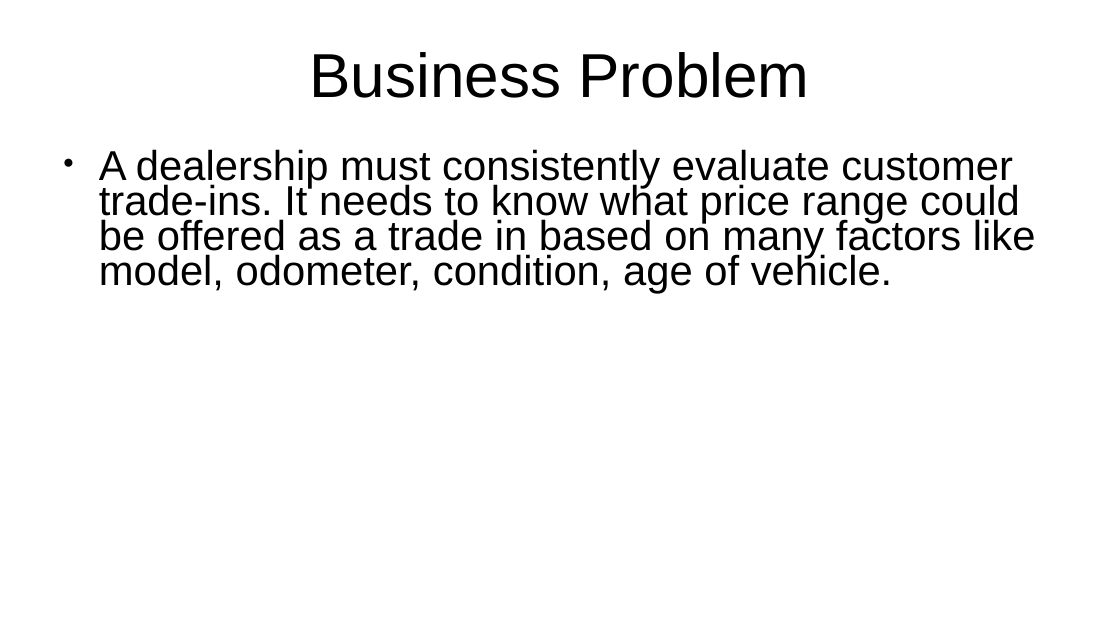
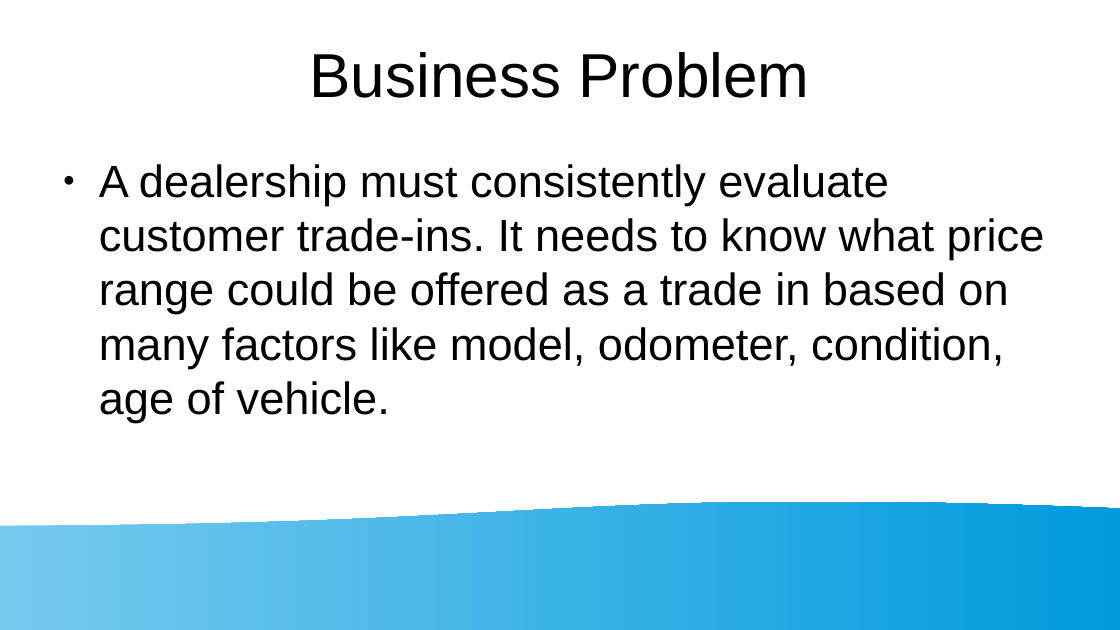
Before and after one commit to sbowler/project-one, a slide deck: slide 2 of presentations/project1_presentation.pptx. Drawn at 1120x630 pixels with LibreOffice and Linux fonts; fonts in the diff are those of the drawing. Boxes give left, top, right and bottom in pixels: in the first picture for what was removed or moved away, otherwise in the second. Text is boxed around its words. In the diff, an @@ line names an element or a change of style, - is before the commit and + after.

Commit message:
Updated the slides based on input from the professor.

```diff
--- a/presentations/project1_presentation.pptx
+++ b/presentations/project1_presentation.pptx
@@ text "A dealership must consistently evaluate ..." at [99, 164, 1045, 422]: size 29.6 to 32 pt; line spacing 0.7 to 1 @@
@@ flow chart document added at [0, 500, 1120, 630], fill gradient #77CAEE to #75C9EE to #73C9ED to #71C8ED to #6FC7ED to #6EC6ED @@
```
Also in this commit, not shown: 14 other slides changed, 1 slide added.
